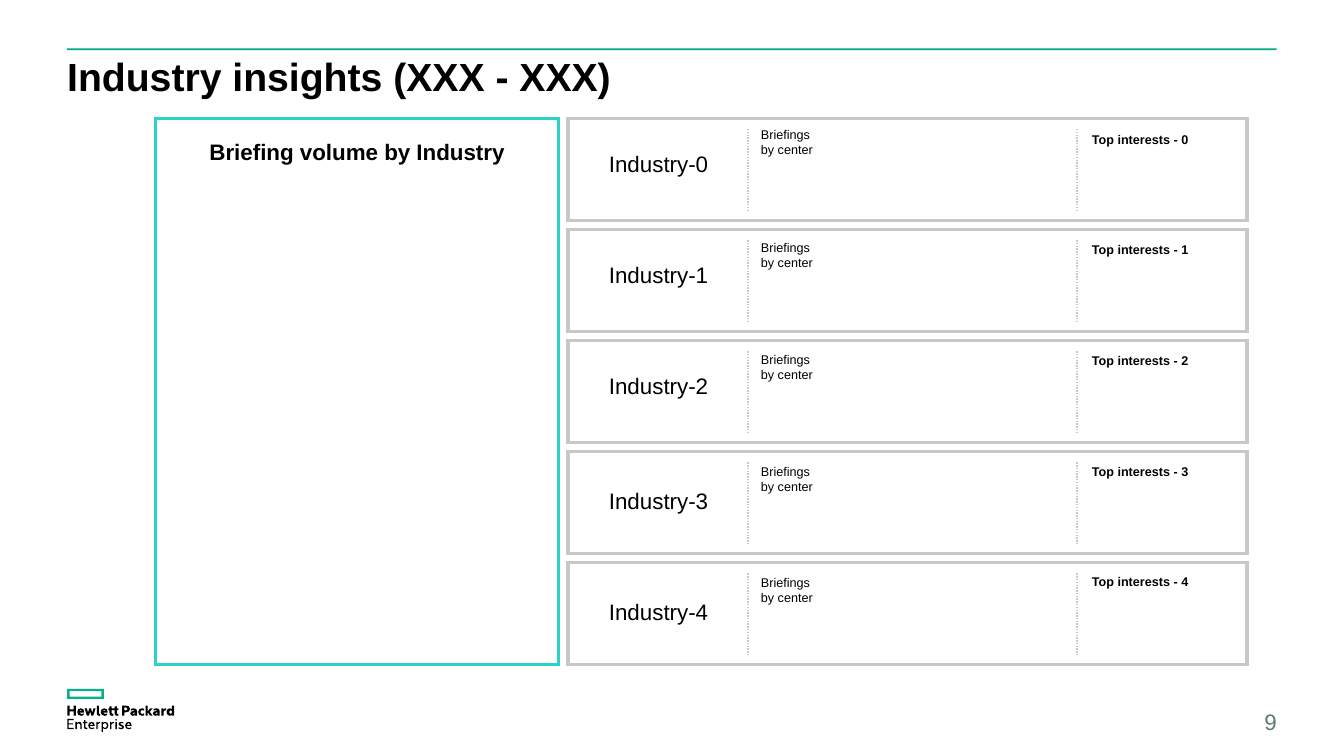
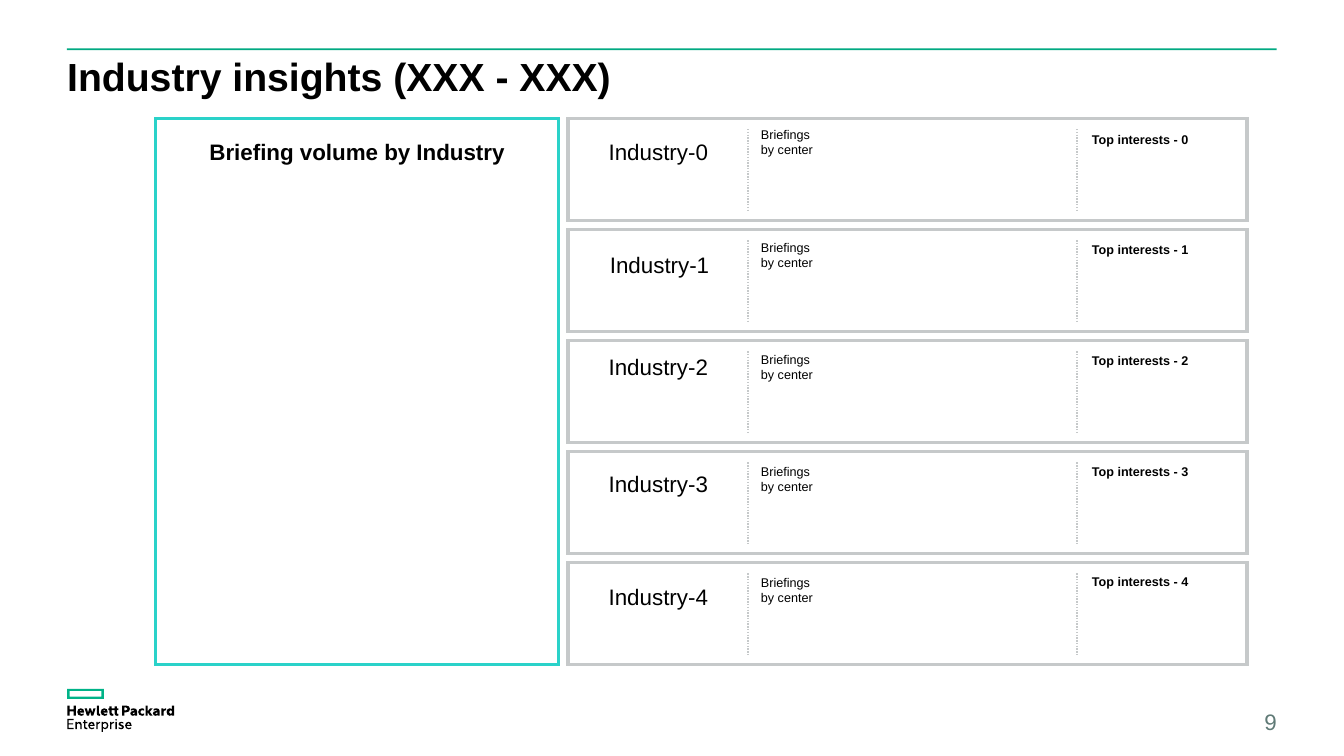
Before and after one commit to clivemeister/excel_to_ppt, a slide deck: slide 9 of GCA_Customer_Insights_Month-Year.pptx. Drawn at 1344x756 pixels with LibreOffice and Linux fonts; fonts in the diff are those of the drawing. Boxes give left, top, right and bottom in pixels: in the first picture for what was removed or moved away, otherwise in the second. Text is boxed around its words. In the diff, an @@ line names an element or a change of style, - is before the commit and + after.

```diff
--- a/GCA_Customer_Insights_Month-Year.pptx
+++ b/GCA_Customer_Insights_Month-Year.pptx
@@ text "Industry-0": place and size @@
-text "Industry-0" at [609,155,708,177]
+text "Industry-0" at [609,143,708,165]
@@ text "Industry-1": place and size @@
-text "Industry-1" at [609,266,708,288]
+text "Industry-1" at [610,256,709,278]
@@ text "Industry-2": place and size @@
-text "Industry-2" at [609,377,708,399]
+text "Industry-2" at [609,358,708,380]
@@ text "Industry-3": place and size @@
-text "Industry-3" at [609,492,708,514]
+text "Industry-3" at [609,475,708,497]
@@ text "Industry-4": place and size @@
-text "Industry-4" at [609,603,708,625]
+text "Industry-4" at [609,588,708,610]
```
Also in this commit, not shown: 5 other slides changed, 3 slides added, 2 slides removed, 40 other files.
